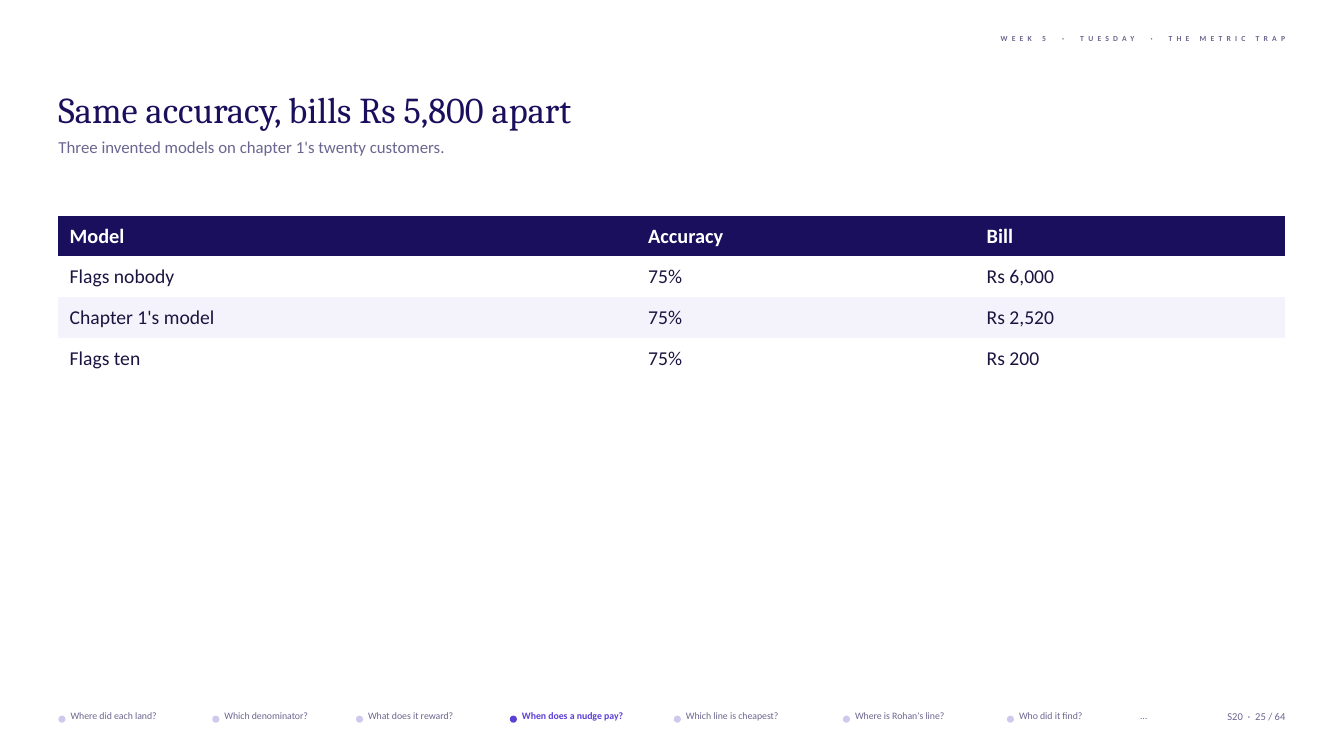
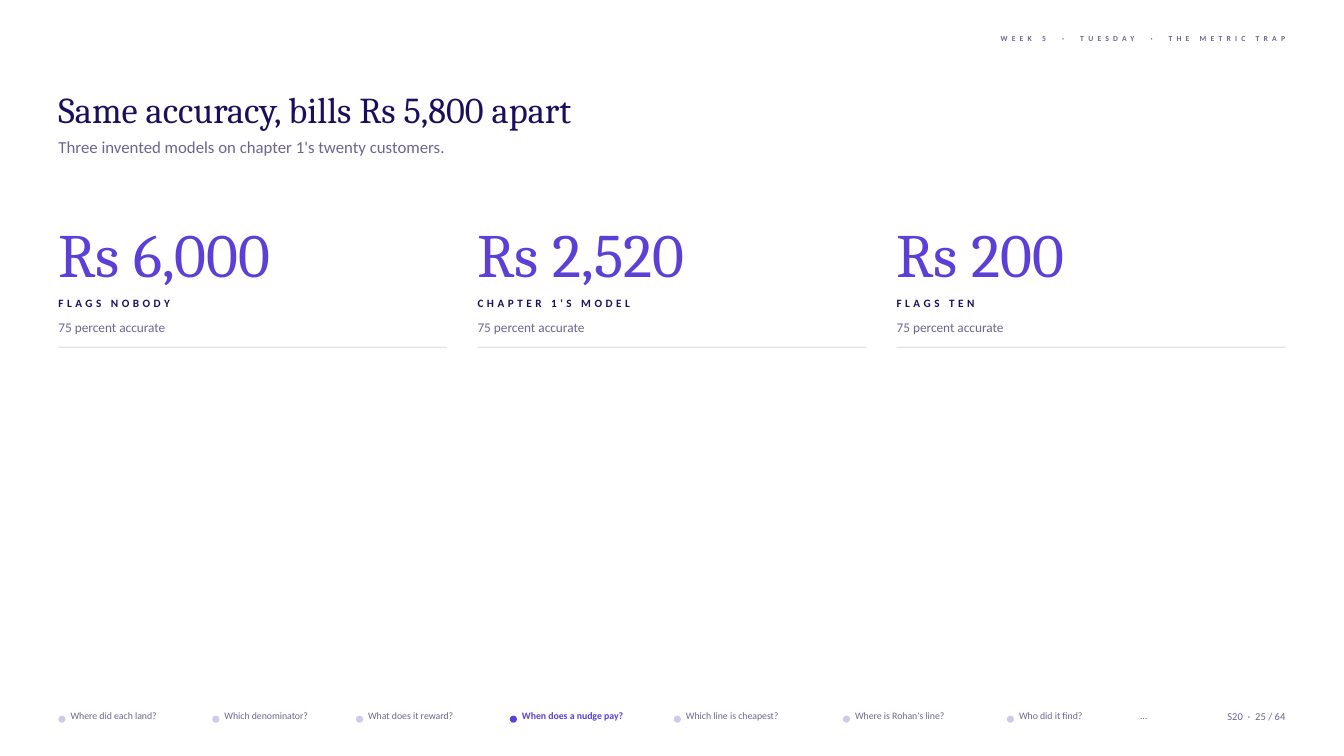
Before and after one commit to fde-academy-lab/c2-content-factory, a slide deck: slide 25 of content/W05/D2/1_in_class_training_content/slides/C2_W05_D02_slides_STUDENT.pptx. Drawn at 1344x756 pixels with LibreOffice and Linux fonts; fonts in the diff are those of the drawing; background and template pictures are left out. Boxes give left, top, right and bottom in pixels: in the first picture for what was removed or moved away, otherwise in the second. Text is boxed around its words. In the diff, an @@ line names an element or a change of style, - is before the commit and + after.

```diff
--- a/content/W05/D2/1_in_class_training_content/slides/C2_W05_D02_slides_STUDENT.pptx
+++ b/content/W05/D2/1_in_class_training_content/slides/C2_W05_D02_slides_STUDENT.pptx
@@ table removed at (x1=58, y1=216, x2=1286, y2=379), 4 rows, 3 columns @@
-Model | Accuracy | Bill
-Flags nobody | 75% | Rs 6,000
-Chapter 1's model | 75% | Rs 2,520
-Flags ten | 75% | Rs 200
@@ text added at (x1=58, y1=235, x2=270, y2=285), 44 pt, text #5B3FD6 @@
+Rs 6,000
@@ text added at (x1=478, y1=235, x2=684, y2=285), 44 pt, text #5B3FD6 @@
+Rs 2,520
@@ text added at (x1=897, y1=235, x2=1064, y2=278), 44 pt, text #5B3FD6 @@
+Rs 200
@@ text added at (x1=58, y1=299, x2=170, y2=307), 8 pt, text #1A0F5C, bold @@
+FLAGS NOBODY
@@ text added at (x1=478, y1=299, x2=630, y2=307), 8 pt, text #1A0F5C, bold @@
+CHAPTER 1'S MODEL
@@ text added at (x1=897, y1=299, x2=974, y2=307), 8 pt, text #1A0F5C, bold @@
+FLAGS TEN
@@ text added at (x1=58, y1=323, x2=165, y2=334), 9.5 pt, text #6B6690 @@
+75 percent accurate
@@ text added at (x1=478, y1=323, x2=584, y2=334), 9.5 pt, text #6B6690 @@
+75 percent accurate
@@ text added at (x1=897, y1=323, x2=1003, y2=334), 9.5 pt, text #6B6690 @@
+75 percent accurate
@@ rectangle added at (x1=58, y1=347, x2=448, y2=348), fill #E4E1F1 @@
@@ rectangle added at (x1=478, y1=347, x2=867, y2=348), fill #E4E1F1 @@
@@ rectangle added at (x1=897, y1=347, x2=1287, y2=348), fill #E4E1F1 @@
```
Also in this commit, not shown: 6 other slides changed, 13 other files.
